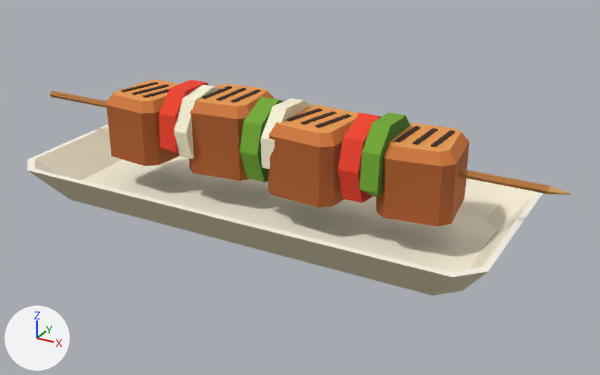
Renders of the Blender file art/products/Kabob/Kabob.blend from each side of a commit.
The view is the same before and after, from a 50 mm lens placed at (0.161, -0.269, 0.148), pointed at (0.012, 0.001, 0.013). Lighting does not change. The marker at lower left points along +X, +Y and +Z. The first picture is the older version.

Names of what the first picture shows: 'Kabob_Body'.
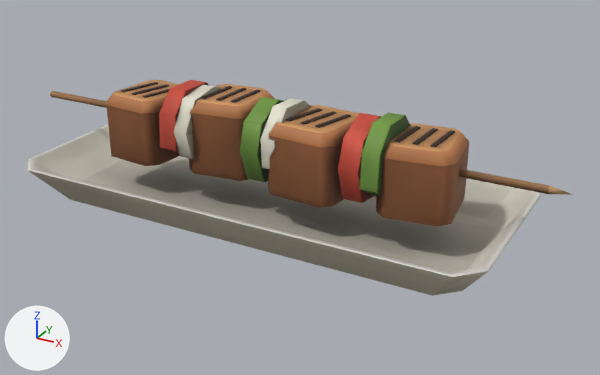
Location of each change, [x1, y1, x2, y2] in pixels of the pictures (600 x 375 px):
'Kabob_Body', recoloured, shading changed (darker)
    both: [27, 80, 573, 296]

The change in detail:
Picture 'T_Kabob_N.png' (img_t_kabob_n_png) is new.
Picture 'T_Kabob_M.png' (img_t_kabob_m_png) is new.
Picture 'T_Kabob_BC.png' (img_t_kabob_bc_png) is new.
Material 'Kabob_GameLook' (mat_kabob_gamelook) is new.
Uses the picture img_t_kabob_bc_png.
Uses the picture img_t_kabob_m_png.
Uses the picture img_t_kabob_n_png.
me_kabob_geometry_001 has 333 vertices, 570 faces and spans x -0.118..0.118, y -0.044..0.044, z 0.0..0.05.
me_kabob_geometry_001 is used by ob_kabob_body; location (0.0, 0.0, 0.0).
me_kabob_geometry_001 no longer uses material mat_m_kabob (picture img_t_kabob_basecolor).
me_kabob_geometry_001 part 1: edges marked sharp go from 0 to 294.
me_kabob_geometry_001 gains material mat_kabob_gamelook.
